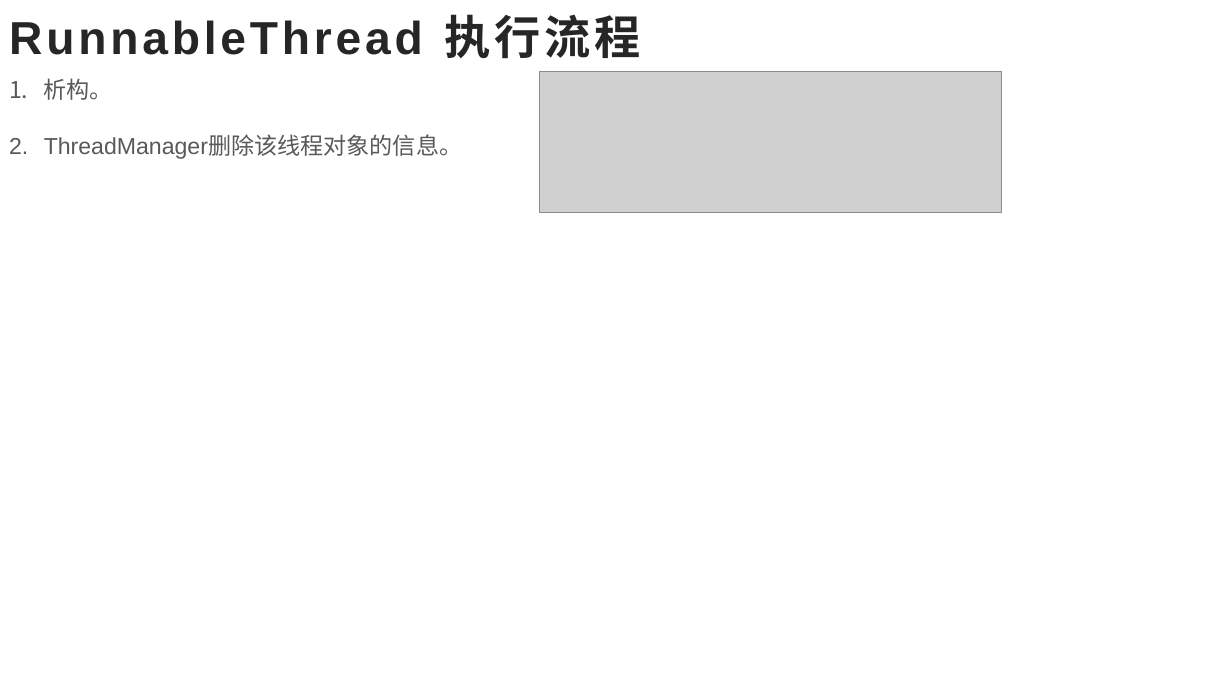
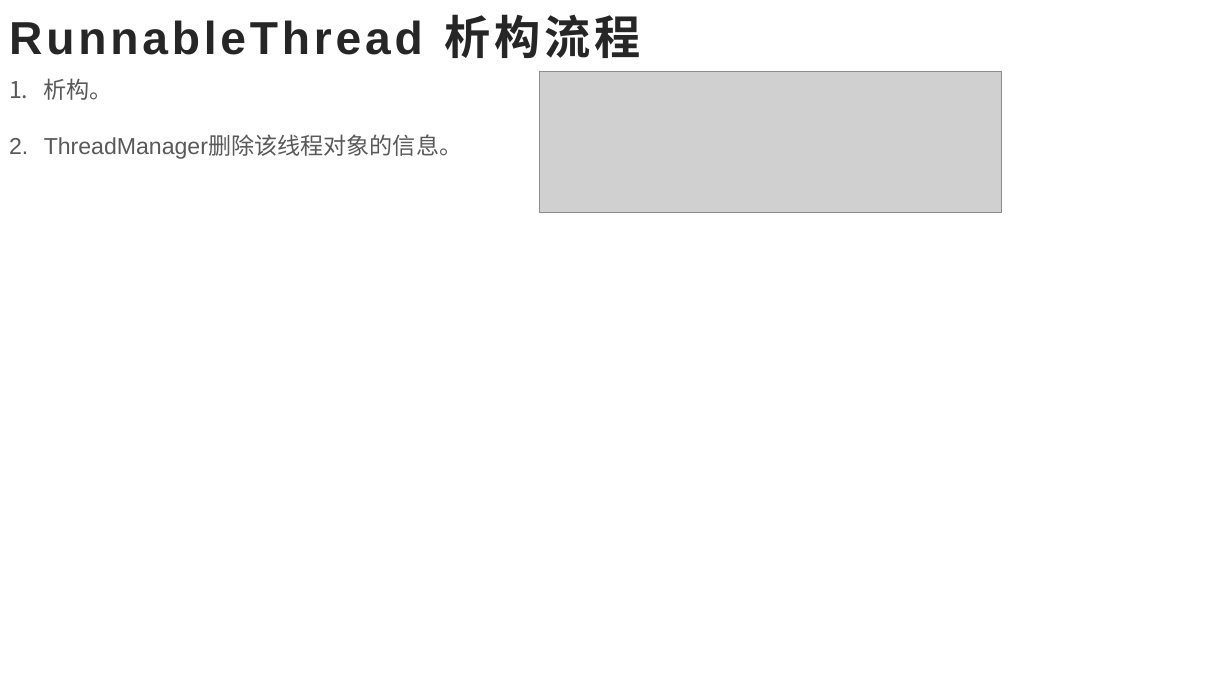
Before and after one commit to ZLam/LearnUE4, a slide deck: slide 11 of MultiThread/PPT/UE4_多线程.pptx. Drawn at 1232x693 pixels with LibreOffice and Linux fonts; fonts in the diff are those of the drawing; grey boxes stand for pictures. Boxes give left, top, right and bottom in pixels: in the first picture for what was removed or moved away, otherwise in the second. Text is boxed around its words. In the diff, an @@ line names an element or a change of style, - is before the commit and + after.

```diff
--- a/MultiThread/PPT/UE4_多线程.pptx
+++ b/MultiThread/PPT/UE4_多线程.pptx
@@ title at (x1=9, y1=14, x2=640, y2=58): text changed @@
-RunnableThread 执行流程
+RunnableThread 析构流程
```
Also in this commit, not shown: 14 other slides changed, 1 slide added, 1 slide removed, 1 other file.
